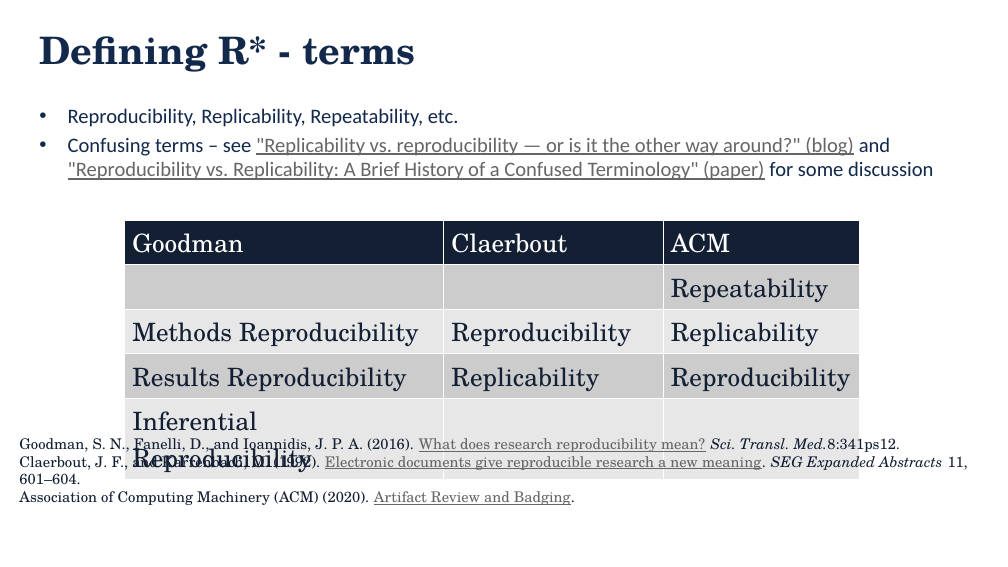
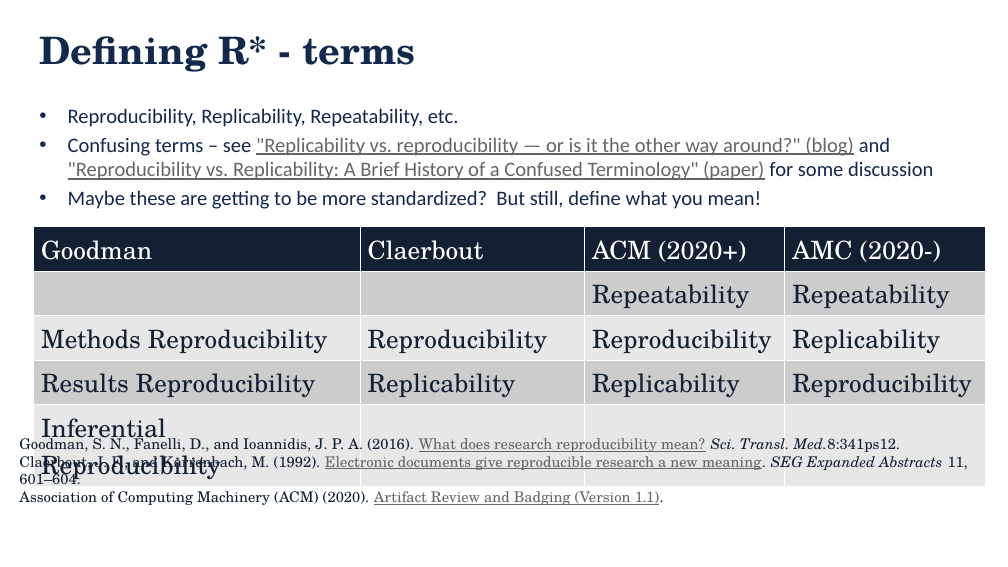
Before and after one commit to danielskatz/repro-fdtd1d, a slide deck: slide 4 of Computational_Reproducibility.pptx. Drawn at 1008x567 pixels with LibreOffice and Linux fonts; fonts in the diff are those of the drawing; background and template pictures are left out. Boxes give left, top, right and bottom in pixels: in the first picture for what was removed or moved away, otherwise in the second. Text is boxed around its words. In the diff, an @@ line names an element or a change of style, - is before the commit and + after.

```diff
--- a/Computational_Reproducibility.pptx
+++ b/Computational_Reproducibility.pptx
@@ text at [68, 190, 762, 209]: paragraph added @@
+• Maybe these are getting to be more standardized? But still, define what you mean!
@@ table at [33, 227, 985, 485] @@
-column 3: ACM | Repeatability | Replicability | Reproducibility | 
+column 3: ACM (2020+) | Repeatability | Reproducibility | Replicability | 
+column 4: AMC (2020-) | Repeatability | Replicability | Reproducibility | 
@@ table: place and size @@
-table at [125, 220, 859, 476]
+table at [33, 227, 985, 485]
@@ text at [19, 491, 664, 505]: text changed @@
-Association of Computing Machinery (ACM) (2020). Artifact Review and Badging.
+Association of Computing Machinery (ACM) (2020). Artifact Review and Badging (Version 1.1).
```
Also in this commit, not shown: 9 other slides changed, 1 other file.
